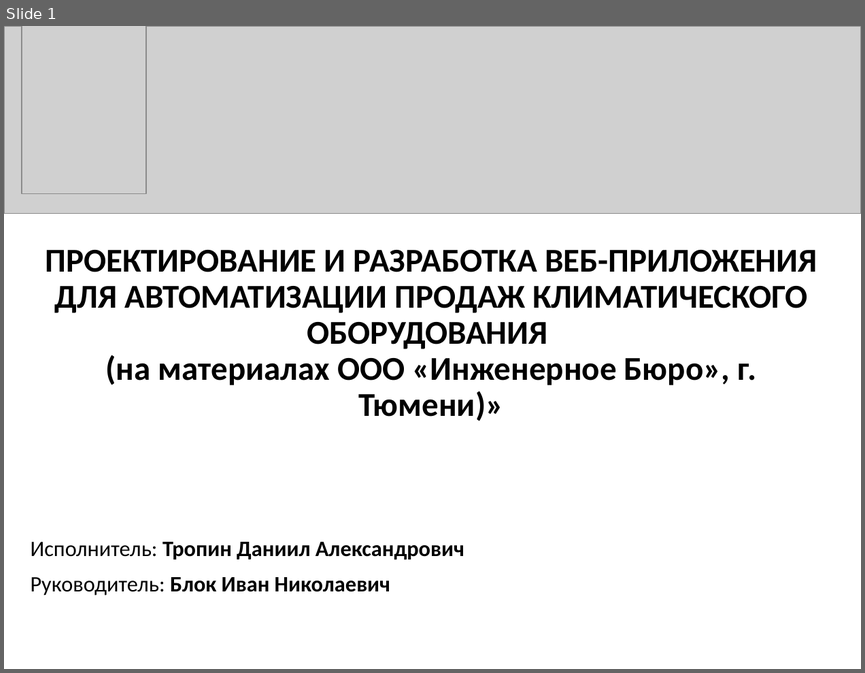
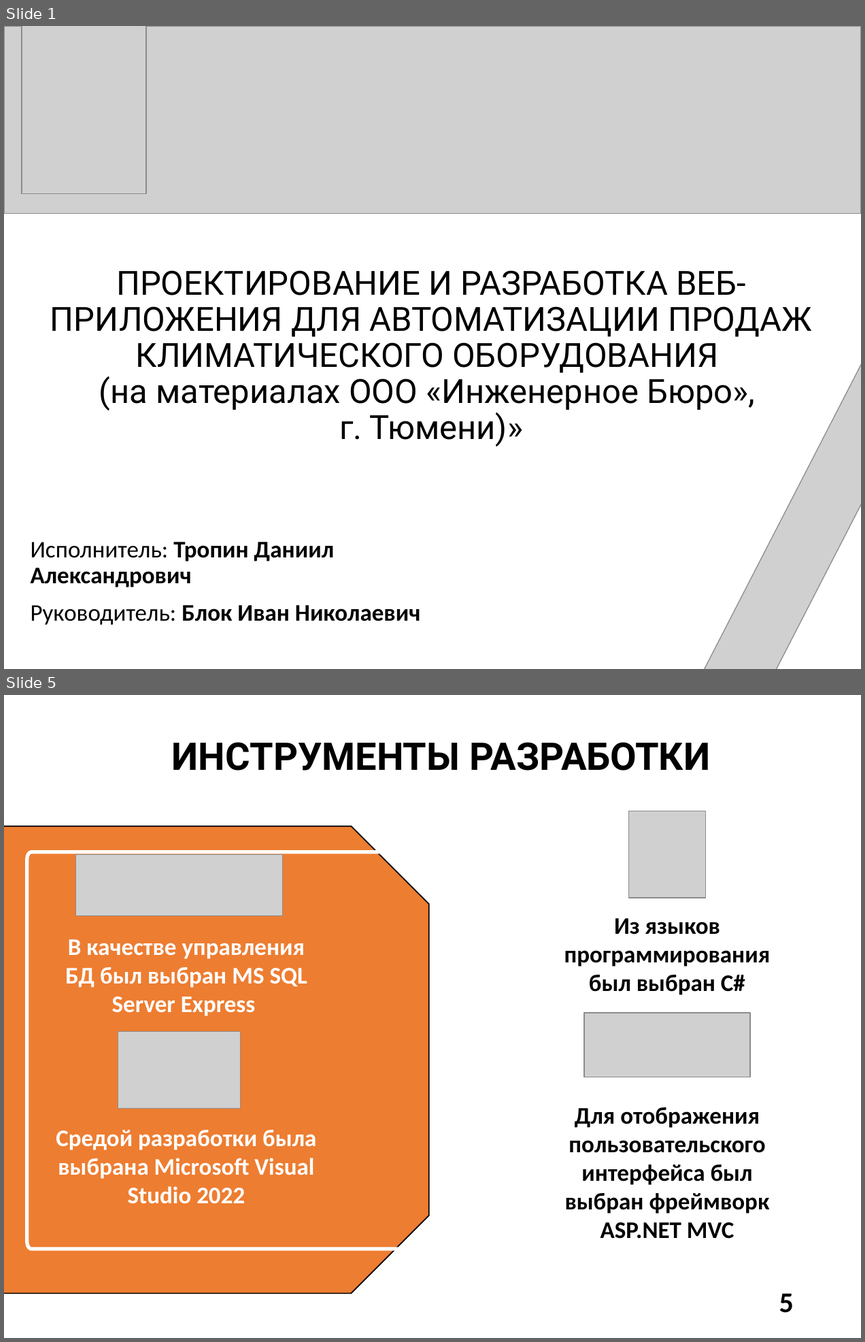
Before and after one commit to DaniilTropin11/IB-Company, a slide deck: ПРАВКИ_Презентация ВКР ВО.pptx. Shown one above the other, each under a label of ours: slide 1 before the commit, slides 1 and 5 after it; the slides between them are not shown. The pictures are 865x673 and 865x1342 pixels, drawn with LibreOffice and Linux fonts; fonts in the diff are those of the drawing; grey boxes stand for pictures. Boxes give left, top, right and bottom in pixels: in the first picture for what was removed or moved away, otherwise in the second. Text is boxed around its words. In the diff, an @@ line names an element or a change of style, - is before the commit and + after.

```diff
--- a/ПРАВКИ_Презентация ВКР ВО.pptx
+++ b/ПРАВКИ_Презентация ВКР ВО.pptx
@@ slide 5 added at (4, 695, 861, 1338), background #FFFFFF @@
@@ title added at (172, 742, 710, 770), 32 pt, text #000000, bold @@
+ИНСТРУМЕНТЫ РАЗРАБОТКИ
@@ picture added at (629, 811, 706, 898) @@
@@ snip same rect added at (4, 826, 428, 1293), fill #ED7D31, outline #000000 1 pt @@
@@ freeform shape added at (27, 852, 442, 1249), outline #FFFFFF 3 pt @@
@@ picture added at (76, 854, 283, 916) @@
@@ text added at (564, 918, 770, 995), 20 pt, text #000000, bold @@
+Из языков программирования был выбран C#
@@ text added at (65, 939, 307, 1016), 20 pt, text #FFFFFF, bold @@
+В качестве управления БД был выбран MS SQL Server Express
@@ picture added at (584, 1013, 750, 1077) @@
@@ picture added at (118, 1032, 241, 1108) @@
@@ text added at (565, 1107, 770, 1238), 20 pt, text #000000, bold @@
+Для отображения пользовательского интерфейса был выбран фреймворк ASP.NET MVC
@@ text added at (56, 1130, 316, 1204), 20 pt, text #FFFFFF, bold @@
+Средой разработки была выбрана Microsoft Visual Studio 2022
@@ page number added at (779, 1293, 793, 1312), 24 pt, text #000000, bold @@
+5
@@ slide 1 changed as well @@
@@ picture added at (645, 214, 861, 669) @@
@@ title "ПРОЕКТИРОВАНИЕ И РАЗРАБОТКА ВЕБ-ПРИЛОЖЕНИЯ ДЛЯ ...": place and size @@
-title "ПРОЕКТИРОВАНИЕ И РАЗРАБОТКА ВЕБ-ПРИЛОЖЕНИЯ ДЛЯ ..." at (45, 250, 817, 421)
+title "ПРОЕКТИРОВАНИЕ И РАЗРАБОТКА ВЕБ-ПРИЛОЖЕНИЯ ДЛЯ ..." at (50, 270, 812, 446)
@@ title "ПРОЕКТИРОВАНИЕ И РАЗРАБОТКА ВЕБ-ПРИЛОЖЕНИЯ ДЛЯ ..." at (50, 270, 812, 446): font Calibri to Roboto, bold off @@
@@ subtitle "Исполнитель: Тропин Даниил Александрович" at (31, 541, 420, 624): size 18.5 to 20 pt @@
```
Also in this commit, not shown: 9 other slides changed, 5 other slides added, 8 slides removed.
